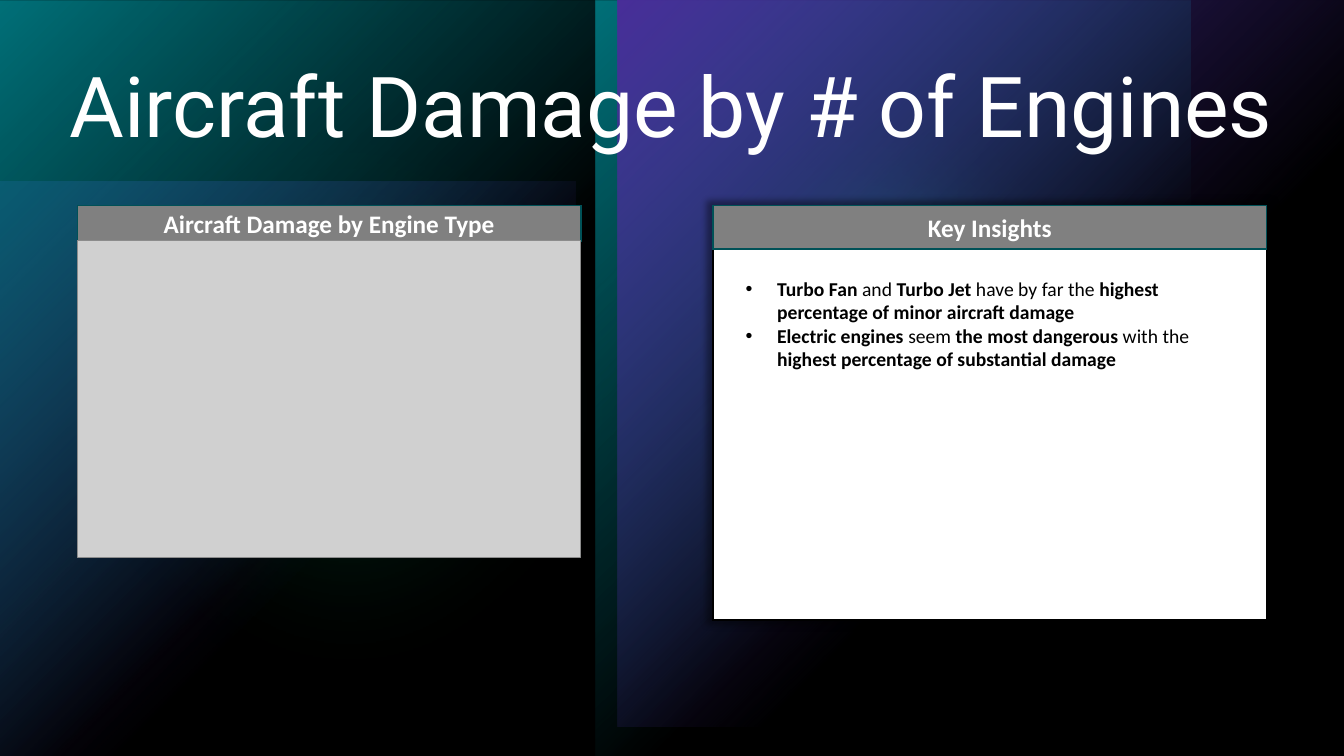
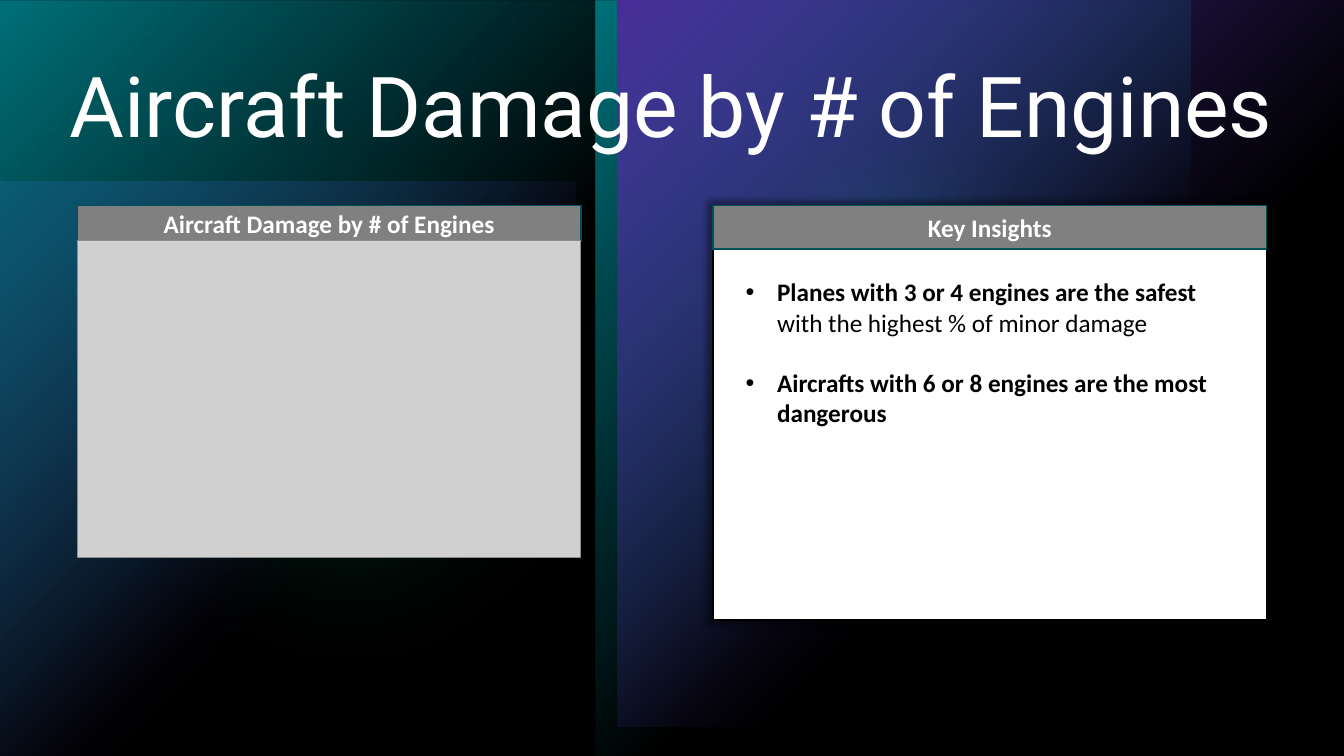
Before and after one commit to alecs1523/Aviation_Data_Analysis, a slide deck: slide 6 of phase_1_aviation_analysis.pptx. Drawn at 1344x756 pixels with LibreOffice and Linux fonts; fonts in the diff are those of the drawing; grey boxes stand for pictures. Boxes give left, top, right and bottom in pixels: in the first picture for what was removed or moved away, otherwise in the second. Text is boxed around its words. In the diff, an @@ line names an element or a change of style, - is before the commit and + after.

```diff
--- a/phase_1_aviation_analysis.pptx
+++ b/phase_1_aviation_analysis.pptx
@@ text in rectangle at (x1=164, y1=215, x2=494, y2=237): text changed @@
-Aircraft Damage by Engine Type
+Aircraft Damage by # of Engines
@@ text at (x1=777, y1=283, x2=1206, y2=427): text changed; size 14 to 18 pt @@
-• Turbo Fan and Turbo Jet have by far the highest percentage of minor aircraft damage
-• Electric engines seem the most dangerous with the highest percentage of substantial damage
+• Planes with 3 or 4 engines are the safest with the highest % of minor damage
+• Aircrafts with 6 or 8 engines are the most dangerous
```
Also in this commit, not shown: 6 other slides changed, 2 slides added, 2 other files.
